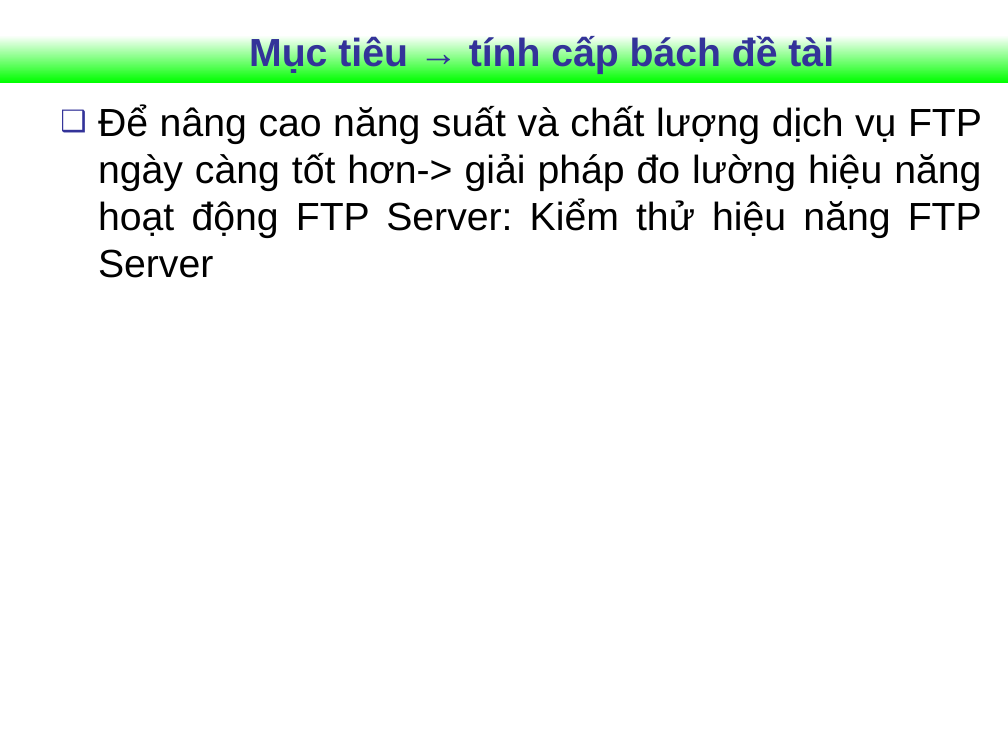
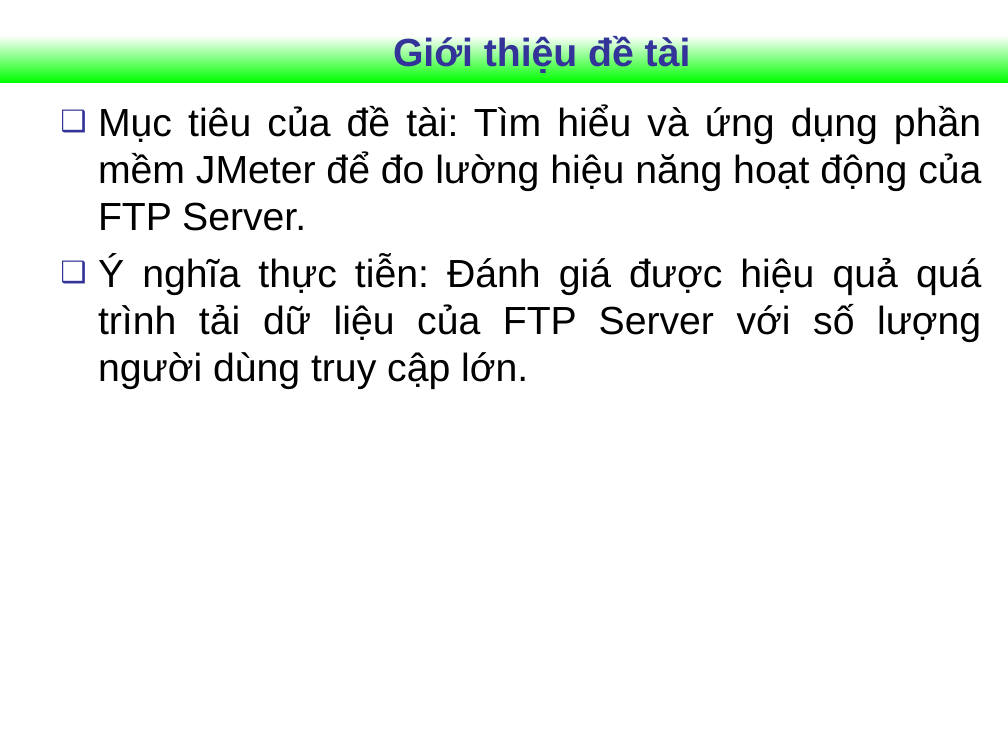
Before and after one commit to Vunb/luanvantotnghiephakhue, a slide deck: slide 5 of Document_luanvan/Slide_HKhue.ppt (slide 4 before the commit). Drawn at 1008x756 pixels with LibreOffice and Linux fonts; fonts in the diff are those of the drawing; background and template pictures are left out. Boxes give left, top, right and bottom in pixels: in the first picture for what was removed or moved away, otherwise in the second. Text is boxed around its words. In the diff, an @@ line names an element or a change of style, - is before the commit and + after.

```diff
--- a/Document_luanvan/Slide_HKhue.ppt
+++ b/Document_luanvan/Slide_HKhue.ppt
@@ title at bbox=[393, 35, 691, 74]: text changed @@
-Mục tiêu → tính cấp bách đề tài
+Giới thiệu đề tài
@@ text at bbox=[98, 105, 981, 389]: text changed @@
-❑ Để nâng cao năng suất và chất lượng dịch vụ FTP ngày càng tốt hơn-> giải pháp đo lường hiệu năng hoạt động FTP Server: Kiểm thử hiệu năng FTP Server
+❑ Mục tiêu của đề tài: Tìm hiểu và ứng dụng phần mềm JMeter để đo lường hiệu năng hoạt động của FTP Server.
+❑ Ý nghĩa thực tiễn: Đánh giá được hiệu quả quá trình tải dữ liệu của FTP Server với số lượng người dùng truy cập lớn.
```
Also in this commit, not shown: 1 other slide changed, 2 slides added, 1 slide removed.
